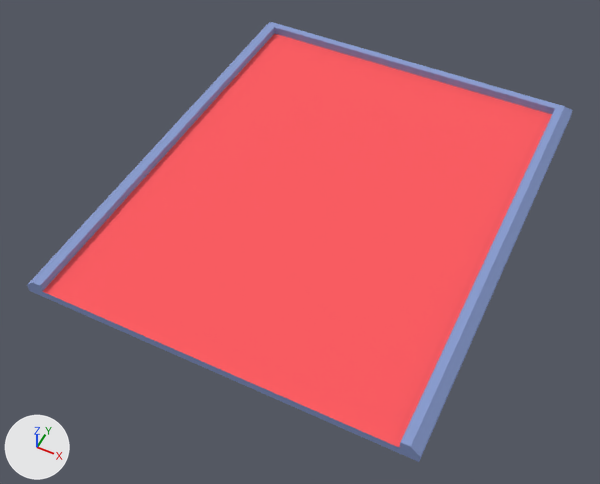
Two versions of the glTF model assets/models/tile-end.glb, one commit apart.
Before and after are seen from a 50 mm camera at (-0.96, -25.08, 17.29) aimed at (-8.18, -10.63, -0.78). Lighting does not change. The marker at lower left points along +X, +Y and +Z. The first picture is the older version. Where no turn or scale is listed for an object, it has been applied to the vertices. Vertices at exactly the same position are counted once.

Names of what the first picture shows: 'tile-end'.
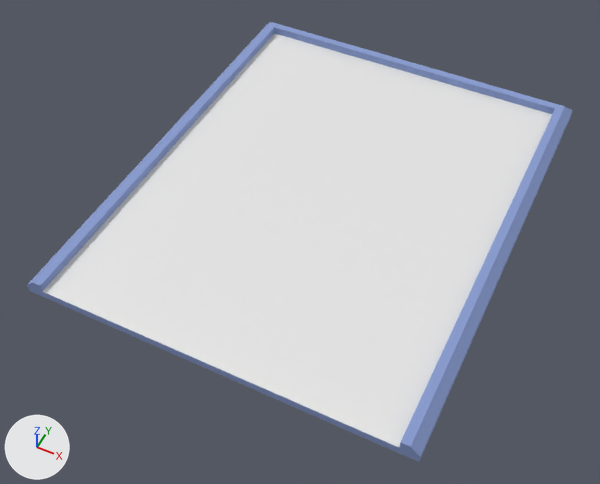
Changed parts and their boxes (x1, y1, x2, y2) in the pictures (600 x 484 px):
```json
{"part": 1, "of": "me_tile_end", "change": "recoloured", "before": [42, 33, 552, 447], "after": [42, 33, 552, 447], "on screen": "red to white"}
```

Scene script edits in JSON lines:
```json
{"op": "add", "block": "mat_white", "code": ["mat_white = principled_material('_white')", "mat_white.base_color = (0.8, 0.8, 0.8)  # white #e7e7e7"]}
{"block": "me_tile_end", "where": "me_tile_end.from_pydata(...)  # 20 vertices, 36 faces; spans x -5.5..5.5, y -8.0..5.5, z 0.0..0.5"}
{"block": "me_tile_end", "where": "# used by ob_tile_end; location = (-8.0, -8.0, 0.0)"}
{"block": "me_tile_end", "change": "me_tile_end part 1: all 2 faces that had it switch from mat_red (red #ff595f) to mat_white (white #e7e7e7)"}
```
